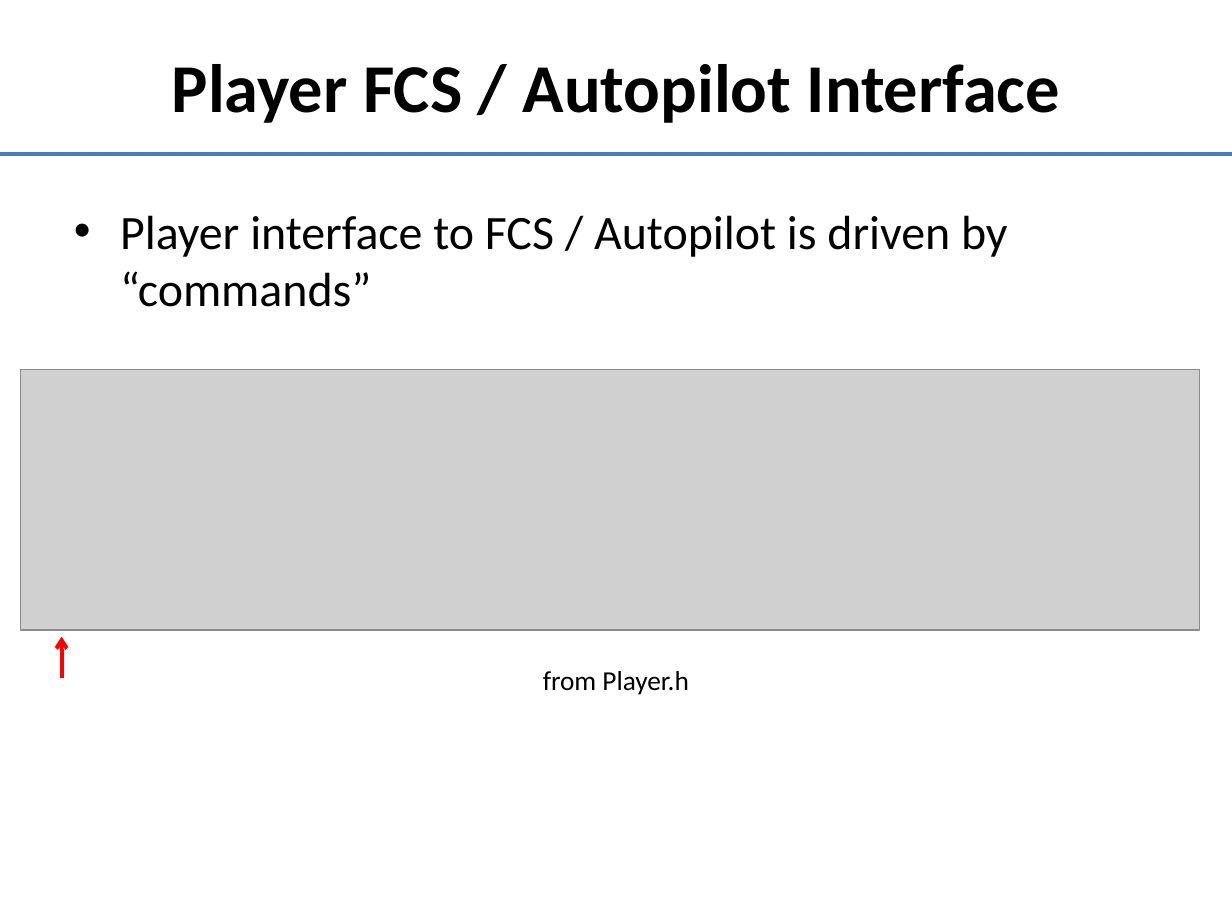
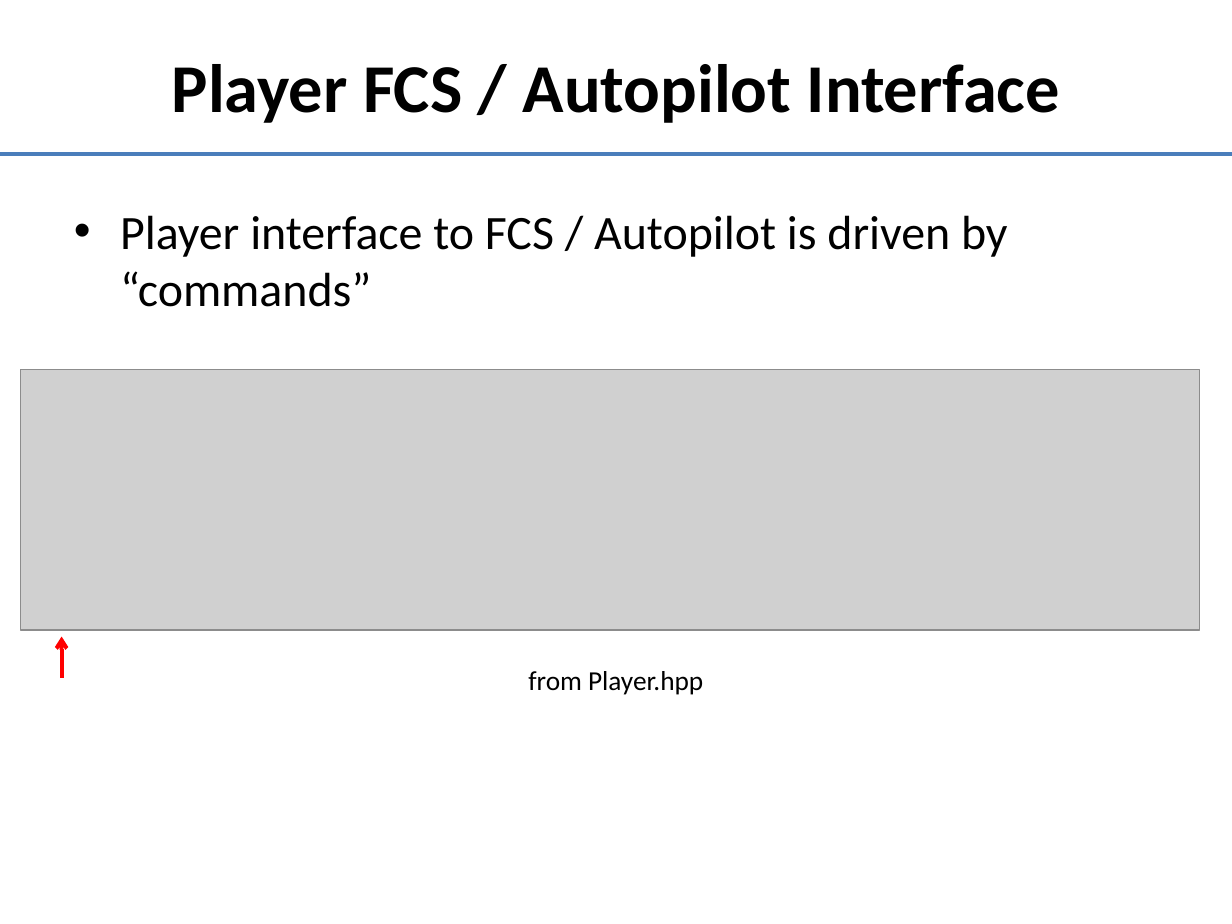
Before and after one commit to doughodson/OpenEaagles, a slide deck: slide 21 of doc/agent-development.pptx. Drawn at 1232x924 pixels with LibreOffice and Linux fonts; fonts in the diff are those of the drawing; grey boxes stand for pictures. Boxes give left, top, right and bottom in pixels: in the first picture for what was removed or moved away, otherwise in the second. Text is boxed around its words. In the diff, an @@ line names an element or a change of style, - is before the commit and + after.

```diff
--- a/doc/agent-development.pptx
+++ b/doc/agent-development.pptx
@@ text at [528, 671, 703, 695]: text changed @@
-from Player.h
+from Player.hpp
```
Also in this commit, not shown: 8 other slides changed, 7 other files.
